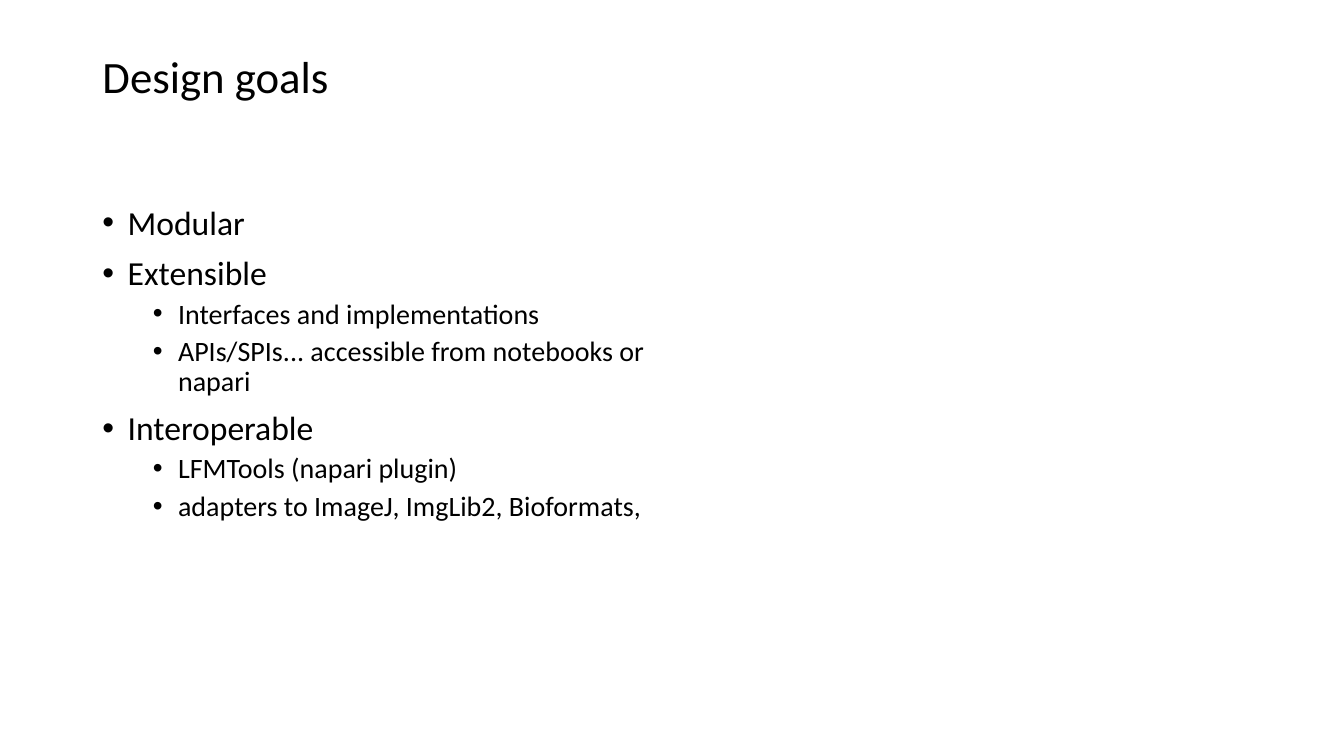
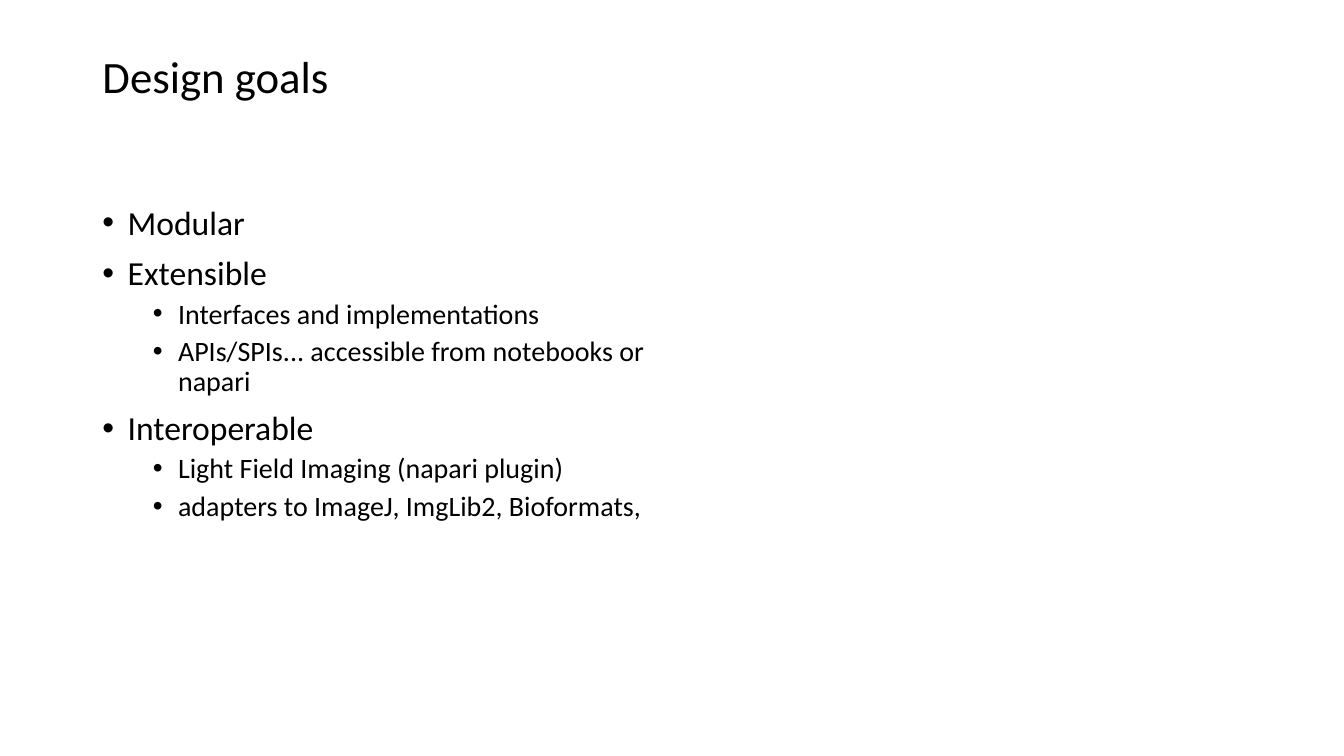
Before and after one commit to PolarizedLightFieldMicroscopy/Documents, a slide deck: slide 2 of LFI plugin/LFM Toolbox.pptx. Drawn at 1344x756 pixels with LibreOffice and Linux fonts; fonts in the diff are those of the drawing. Boxes give left, top, right and bottom in pixels: in the first picture for what was removed or moved away, otherwise in the second. Text is boxed around its words. In the diff, an @@ line names an element or a change of style, - is before the commit and + after.

```diff
--- a/LFI plugin/LFM Toolbox.pptx
+++ b/LFI plugin/LFM Toolbox.pptx
@@ text at (178,457,563,483): text changed @@
-  • LFMTools (napari plugin)
+  • Light Field Imaging (napari plugin)
```
Also in this commit, not shown: 2 other slides changed.
